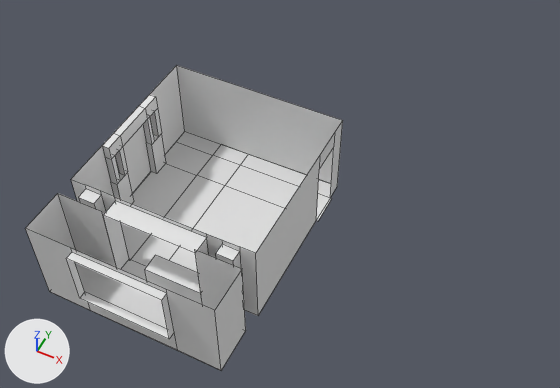
Two versions of the Blender file Models/Flat/Flat.blend, one commit apart.
The view is the same before and after, from a 50 mm lens placed at (3.6, -13.67, 16.1), pointed at (-2.49, -1.49, 0.87). Lighting does not change. The marker at lower left points along +X, +Y and +Z. Mesh edges are drawn as thin lines.

Before the edit, the objects in view are built like this:
```python
me_плоскость_002 = bpy.data.meshes.new('Плоскость.002')
me_плоскость_002.from_pydata(...)  # 44 vertices, 24 faces; spans x -2.38..2.6, y -1.26..1.24, z -2.09..2.99
me_плоскость_004 = bpy.data.meshes.new('Плоскость.004')
me_плоскость_004.from_pydata([(-2.46, -0.6, 0.0), (2.46, -0.6, 0.0), (-2.46, 0.6, 0.0), (2.46, 0.6, 0.0)], [], [(0, 1, 3, 2)])
me_плоскость_006 = bpy.data.meshes.new('Плоскость.006')
me_плоскость_006.from_pydata(...)  # 48 vertices, 36 faces; spans x -1.0..1.5, y -1.15..1.0, z -0.05..0.15
ob_плоскость_001 = bpy.data.objects.new('Плоскость.001', me_плоскость_002)
ob_плоскость_001.location = (-4.14, -1.91, 1.26)
ob_плоскость_001.rotation_euler = (-1.571, 3.142, -3.142)  # degrees (-90, 180, -180)
ob_плоскость_003 = bpy.data.objects.new('Плоскость.003', me_плоскость_004)
ob_плоскость_003.location = (-4.06, -5.7, 0.0)
ob_плоскость_005 = bpy.data.objects.new('Плоскость.005', me_плоскость_006)
ob_плоскость_005.location = (-6.47, -2.18, 1.5)
ob_плоскость_005.rotation_euler = (0.0, 1.571, 0.0)  # degrees (0, 90, 0)
# also in view: 'Плоскость.002' at (-4.03, -4.85, 1.18); 'Плоскость' at (-4.0, -2.21, 0.0); 'Плоскость.004' at (-4.06, -5.8, 1.25)
```
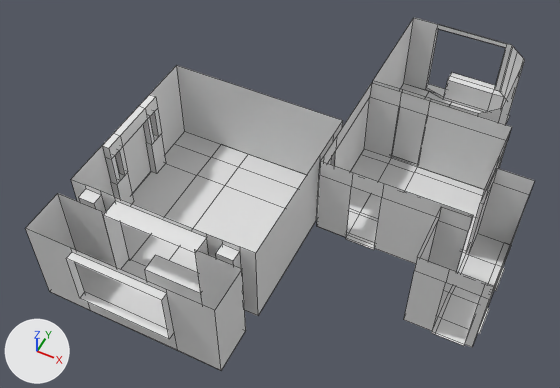
Commit message: update flat

Pixel boxes [x1, y1, x2, y2] of what changed, in the pictures (560 x 388 px):
```json
{"object": "Плоскость.007", "change": "added", "after": [317, 83, 535, 347]}
{"object": "Плоскость.006", "change": "added", "after": [346, 149, 511, 346]}
{"object": "Плоскость.010", "change": "added", "after": [373, 18, 525, 164]}
{"object": "Плоскость.009", "change": "added", "after": [426, 29, 504, 112]}
{"object": "Плоскость.008", "change": "added", "after": [392, 83, 510, 165]}
```

The change, as JSON lines over the scene's bpy script:
```json
{"op": "add", "block": "me_плоскость", "code": ["me_плоскость = bpy.data.meshes.new('Плоскость')", "me_плоскость.from_pydata(...)  # 84 vertices, 57 faces; spans x -1.53..3.4, y -3.16..1.95, z 0.0"]}
{"op": "add", "block": "me_плоскость_007", "code": ["me_плоскость_007 = bpy.data.meshes.new('Плоскость.007')", "me_плоскость_007.from_pydata(...)  # 78 vertices, 46 faces; spans x -1.0..3.83, y -1.0..1.5, z 0.0..5.02"]}
{"op": "add", "block": "me_плоскость_008", "code": ["me_плоскость_008 = bpy.data.meshes.new('Плоскость.008')", "me_плоскость_008.from_pydata([(-1.44, -1.0, 0.0), (2.0, -1.0, 0.0), (-1.44, 2.2, 0.0), (2.0, 2.2, 0.0), (-0.59, -1.0, 0.0), (-0.59, 2.2, 0.0), (0.21, -1.0, 0.0), (0.21, 2.2, 0.0), (-0.59, -1.05, 0.0), (0.21, -1.05, 0.0), (2.0, -0.5, 0.0), (1.5, -1.0, 0.0), (2.0, 1.7, 0.0), (1.5, 2.2, 0.0)], [(10, 11), (12, 13)], [(6, 11, 1, 10, 12, 3, 13, 7), (0, 4, 5, 2), (4, 6, 7, 5), (6, 4, 8, 9)])"]}
{"op": "add", "block": "me_плоскость_009", "code": ["me_плоскость_009 = bpy.data.meshes.new('Плоскость.009')", "me_плоскость_009.from_pydata(...)  # 32 vertices, 28 faces; spans x -1.35..1.05, y -0.19..0.21, z -0.36..1.99"]}
{"op": "add", "block": "me_плоскость_010", "code": ["me_плоскость_010 = bpy.data.meshes.new('Плоскость.010')", "me_плоскость_010.from_pydata(...)  # 31 vertices, 14 faces; spans x -2.44..1.0, y -1.0..1.5, z -3.2..0.0"]}
{"op": "add", "block": "ob_плоскость_006", "code": ["ob_плоскость_006 = bpy.data.objects.new('Плоскость.006', me_плоскость)", "ob_плоскость_006.location = (0.04, 0.0, 0.0)"]}
{"op": "add", "block": "ob_плоскость_007", "code": ["ob_плоскость_007 = bpy.data.objects.new('Плоскость.007', me_плоскость_007)", "ob_плоскость_007.location = (-0.44, 1.9, 1.0)", "ob_плоскость_007.rotation_euler = (1.571, 0.0, 0.0)  # degrees (90, 0, 0)"]}
{"op": "add", "block": "ob_плоскость_008", "code": ["ob_плоскость_008 = bpy.data.objects.new('Плоскость.008', me_плоскость_008)", "ob_плоскость_008.location = (0.0, 3.0, 0.0)"]}
{"op": "add", "block": "ob_плоскость_009", "code": ["ob_плоскость_009 = bpy.data.objects.new('Плоскость.009', me_плоскость_009)", "ob_плоскость_009.location = (0.64, 5.19, 0.36)"]}
{"op": "add", "block": "ob_плоскость_010", "code": ["ob_плоскость_010 = bpy.data.objects.new('Плоскость.010', me_плоскость_010)", "ob_плоскость_010.location = (1.0, 2.0, 1.0)", "ob_плоскость_010.rotation_euler = (1.571, 0.0, 0.0)  # degrees (90, 0, 0)"]}
```
